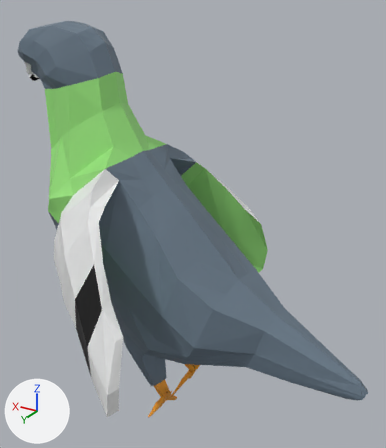
The Blender file Assets/blendfiles/pidgeon.blend as it was, and as the next commit left it.
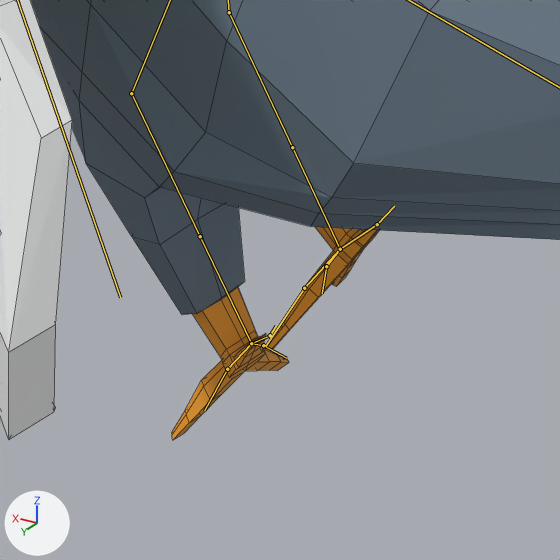
Each version appears first whole from a 50 mm lens placed at (-0.214, 0.255, 0.258), pointed at (-0.03, -0.051, 0.105), and next in a close-up on the part from 27% to 64% of the width and 69% to 100% of the height. The lights are fixed; the arrows at lower left show +X, +Y and +Z. The bones that bend it are drawn over the model as lines in the close-ups. The close-ups show mesh edges as thin lines.

In view in the first close-up: 'pidgeonMesh.001'.
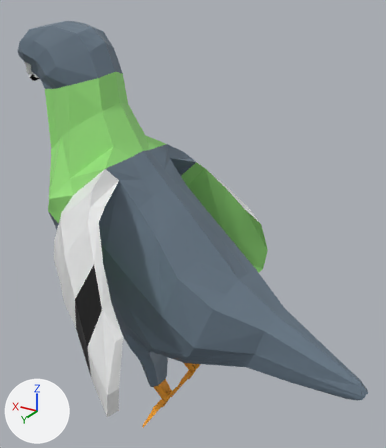
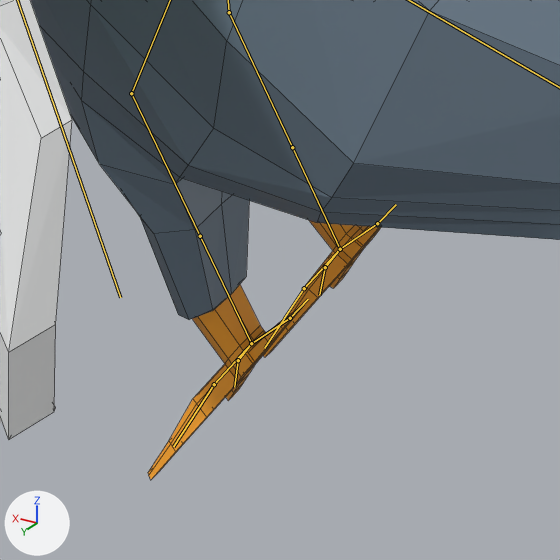
The newer file adds an action. The first version stands in its rest pose; the second is drawn at frame 211 of the action 'pidgeonRig.001Action.001'.

Patch to the scene script:
```diff
--- a/Assets/blendfiles/pidgeon.blend.py
+++ b/Assets/blendfiles/pidgeon.blend.py
@@ bone_kneeik_l @@
 bone_kneeik_l = bpy.data.objects['pidgeonRig.001'].pose.bones['KneeIK.L']
-bone_kneeik_l.location = (0.0, 0.0, 0.0)
+bone_kneeik_l.location = (-0.0015, 0.0532, -0.0433)
```

Pixel boxes [x1, y1, x2, y2] of what changed, in the close-ups (560 x 560 px):
'pidgeonMesh.001', posed: before [0, 0, 560, 440]; after [0, 0, 560, 479]
